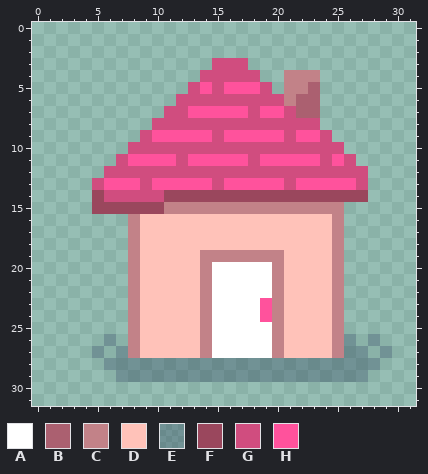
Pixel-art sprite, stored at Assets/Sprites/Homes/home-bunny.png. This is how it looked before the edit.
The file is 32x32 pixels.
Palette (. is transparent): A #ffffff  B #ab6070  C #c28288  D #ffc2b9  E #1d2c4c4d  F #9a475d  G #d04d7f  H #ff529c
Pixels before, first column x 5:
 3 ..........GGG............
 4 .........GGGGG..CCC......
 5 ........GHGHHHG.CCB......
 6 .......GGGGGGGGGCBB......
 7 ......GGHHHHHGHHGBB......
 8 .....GGGGGGGGGGGGGG......
 9 ....GHHHHHGHHHHHGHHG.....
10 ...GGGGGGGGGGGGGGGGGG....
11 ..GHHHHGHHHHHGHHHHHGHG...
12 .GGGGGGGGGGGGGGGGGGGGGG..
13 GHHHGHHHHHGHHHHHGHHHHHG..
14 FGGGGGFFFFFFFFFFFFFFFFF..
15 FFFFFFCCCCCCCCCCCCCCC....
16 ...CDDDDDDDDDDDDDDDDC....
17 ...CDDDDDDDDDDDDDDDDC....
18 ...CDDDDDDDDDDDDDDDDC....
19 ...CDDDDDCCCCCCCDDDDC....
20 ...CDDDDDCAAAAACDDDDC....
21 ...CDDDDDCAAAAACDDDDC....
22 ...CDDDDDCAAAAACDDDDC....
23 ...CDDDDDCAAAAHCDDDDC....
24 ...CDDDDDCAAAAHCDDDDC....
25 ...CDDDDDCAAAAACDDDDC....
26 .E.CDDDDDCAAAAACDDDDCE.E.
27 E.ECDDDDDCAAAAACDDDDCEE.E
28 .EEEEEEEEEEEEEEEEEEEEEEE.
29 ..EEEEEEEEEEEEEEEEEEEEE..
And afterwards:
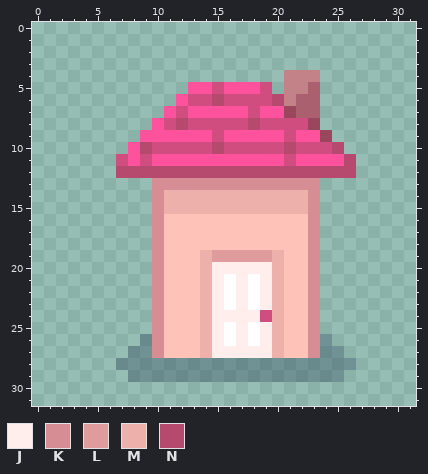
Colours new in this view: J #ffeeeb  K #d68e94  L #e09c9d  M #eeb0ab  N #b54a6e
From old to new:
{"y":3,"x":15,"old":"GGG","new":"..."}
{"y":4,"x":14,"old":"GGGGG","new":"....."}
{"y":5,"x":13,"old":"G","new":"H"}
{"y":6,"x":12,"old":"G","new":"H"}
{"y":6,"x":15,"old":"G","new":"N"}
{"y":6,"x":20,"old":"G","new":"N"}
{"y":7,"x":11,"old":"G","new":"H"}
{"y":7,"x":21,"old":"G","new":"F"}
{"y":8,"x":10,"old":"G","new":"H"}
{"y":8,"x":12,"old":"G","new":"N"}
{"y":8,"x":18,"old":"G","new":"N"}
{"y":8,"x":23,"old":"G","new":"F"}
{"y":9,"x":9,"old":"G","new":"H"}
{"y":9,"x":24,"old":"G","new":"F"}
{"y":10,"x":8,"old":"GG","new":"HN"}
{"y":10,"x":15,"old":"G","new":"N"}
{"y":10,"x":21,"old":"G","new":"N"}
{"y":10,"x":25,"old":"G","new":"N"}
{"y":11,"x":9,"old":"H","new":"G"}
{"y":11,"x":12,"old":"G","new":"H"}
{"y":11,"x":18,"old":"G","new":"H"}
{"y":11,"x":21,"old":"H","new":"G"}
{"y":11,"x":24,"old":"G","new":"H"}
{"y":11,"x":26,"old":"G","new":"N"}
{"y":12,"x":6,"old":"GGGGGGGGGGGGGGGGGGGGGG","new":".NNNNNNNNNNNNNNNNNNNN."}
{"y":13,"x":5,"old":"GHHHGHHHHHGHHHHHGHHHHHG","new":".....KKKKKKKKKKKKKK...."}
{"y":14,"x":5,"old":"FGGGGGFFFFFFFFFFFFFFFFF","new":".....KMMMMMMMMMMMMK...."}
{"y":15,"x":5,"old":"FFFFFFCCCCCCCCCCCCCCC","new":".....KMMMMMMMMMMMMK.."}
{"y":16,"x":8,"old":"CDD","new":"..K"}
{"y":16,"x":23,"old":"DDC","new":"K.."}
{"y":17,"x":8,"old":"CDD","new":"..K"}
{"y":17,"x":23,"old":"DDC","new":"K.."}
{"y":18,"x":8,"old":"CDD","new":"..K"}
{"y":18,"x":23,"old":"DDC","new":"K.."}
{"y":19,"x":8,"old":"CDD","new":"..K"}
{"y":19,"x":14,"old":"CCCCCCC","new":"MLLLLLM"}
{"y":19,"x":23,"old":"DDC","new":"K.."}
{"y":20,"x":8,"old":"CDD","new":"..K"}
{"y":20,"x":14,"old":"CAAAAAC","new":"MJJJJJM"}
{"y":20,"x":23,"old":"DDC","new":"K.."}
{"y":21,"x":8,"old":"CDD","new":"..K"}
{"y":21,"x":14,"old":"CA","new":"MJ"}
{"y":21,"x":17,"old":"A","new":"J"}
{"y":21,"x":19,"old":"AC","new":"JM"}
{"y":21,"x":23,"old":"DDC","new":"K.."}
{"y":22,"x":8,"old":"CDD","new":"..K"}
{"y":22,"x":14,"old":"CA","new":"MJ"}
{"y":22,"x":17,"old":"A","new":"J"}
{"y":22,"x":19,"old":"AC","new":"JM"}
{"y":22,"x":23,"old":"DDC","new":"K.."}
{"y":23,"x":8,"old":"CDD","new":"..K"}
{"y":23,"x":14,"old":"CA","new":"MJ"}
{"y":23,"x":17,"old":"A","new":"J"}
{"y":23,"x":19,"old":"HC","new":"JM"}
{"y":23,"x":23,"old":"DDC","new":"K.."}
{"y":24,"x":8,"old":"CDD","new":"..K"}
{"y":24,"x":14,"old":"CAAAAHC","new":"MJJJJGM"}
{"y":24,"x":23,"old":"DDC","new":"K.."}
{"y":25,"x":8,"old":"CDD","new":"..K"}
{"y":25,"x":14,"old":"CA","new":"MJ"}
{"y":25,"x":17,"old":"A","new":"J"}
{"y":25,"x":19,"old":"AC","new":"JM"}
{"y":25,"x":23,"old":"DDC","new":"K.."}
{"y":26,"x":6,"old":"E","new":"."}
{"y":26,"x":8,"old":"CDD","new":".EK"}
{"y":26,"x":14,"old":"CA","new":"MJ"}
{"y":26,"x":17,"old":"A","new":"J"}
{"y":26,"x":19,"old":"AC","new":"JM"}
{"y":26,"x":23,"old":"DDCE","new":"KE.."}
{"y":26,"x":28,"old":"E","new":"."}
{"y":27,"x":5,"old":"E","new":"."}
{"y":27,"x":7,"old":"ECDD","new":".EEK"}
{"y":27,"x":14,"old":"CAAAAAC","new":"MJJJJJM"}
{"y":27,"x":23,"old":"DDCEE","new":"KEE.."}
{"y":27,"x":29,"old":"E","new":"."}
{"y":28,"x":6,"old":"E","new":"."}
{"y":28,"x":27,"old":"EE","new":".."}
{"y":29,"x":7,"old":"E","new":"."}
{"y":29,"x":26,"old":"EE","new":".."}
{"label":"changed","picture_box":[92,58,392,382]}
